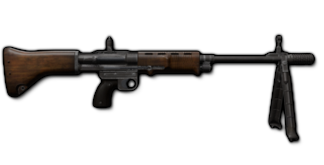
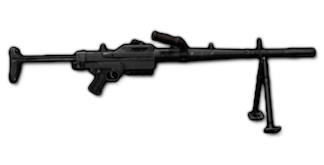
Layers edited between the first and the second (324, 165) image:
added layer "Layer 1" in group "Group 1" over [9, 31, 316, 133]
hid "FG42" over [3, 35, 315, 143]